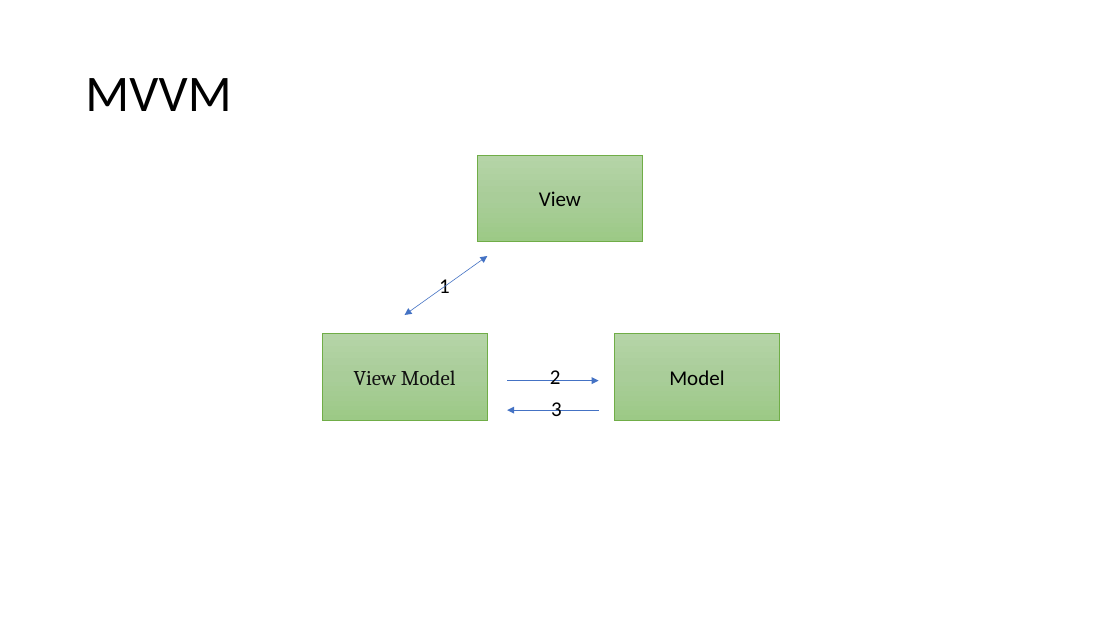
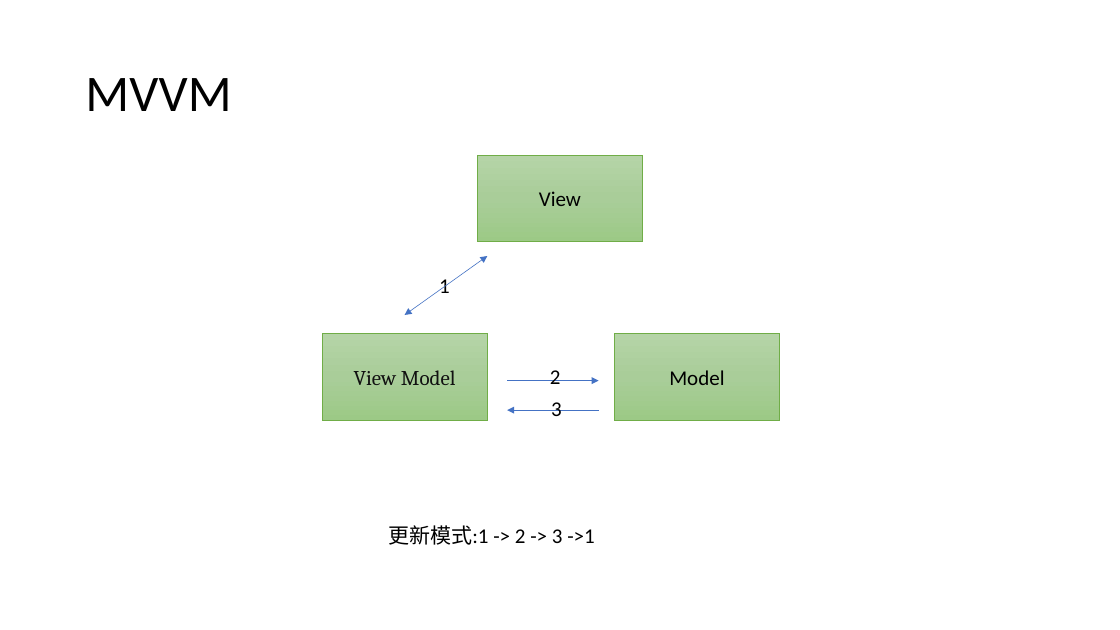
Before and after one commit to YingVickyCao/YingVickyCao.github.io, a slide deck: slide 3 of tech/design_pattern/Design_Pattern.pptx. Drawn at 1120x630 pixels with LibreOffice and Linux fonts; fonts in the diff are those of the drawing. Boxes give left, top, right and bottom in pixels: in the first picture for what was removed or moved away, otherwise in the second. Text is boxed around its words. In the diff, an @@ line names an element or a change of style, - is before the commit and + after.

```diff
--- a/tech/design_pattern/Design_Pattern.pptx
+++ b/tech/design_pattern/Design_Pattern.pptx
@@ text added at <box>388,525,595,545</box>, 18 pt, text #000000 @@
+更新模式:1 -> 2 -> 3 ->1
```
